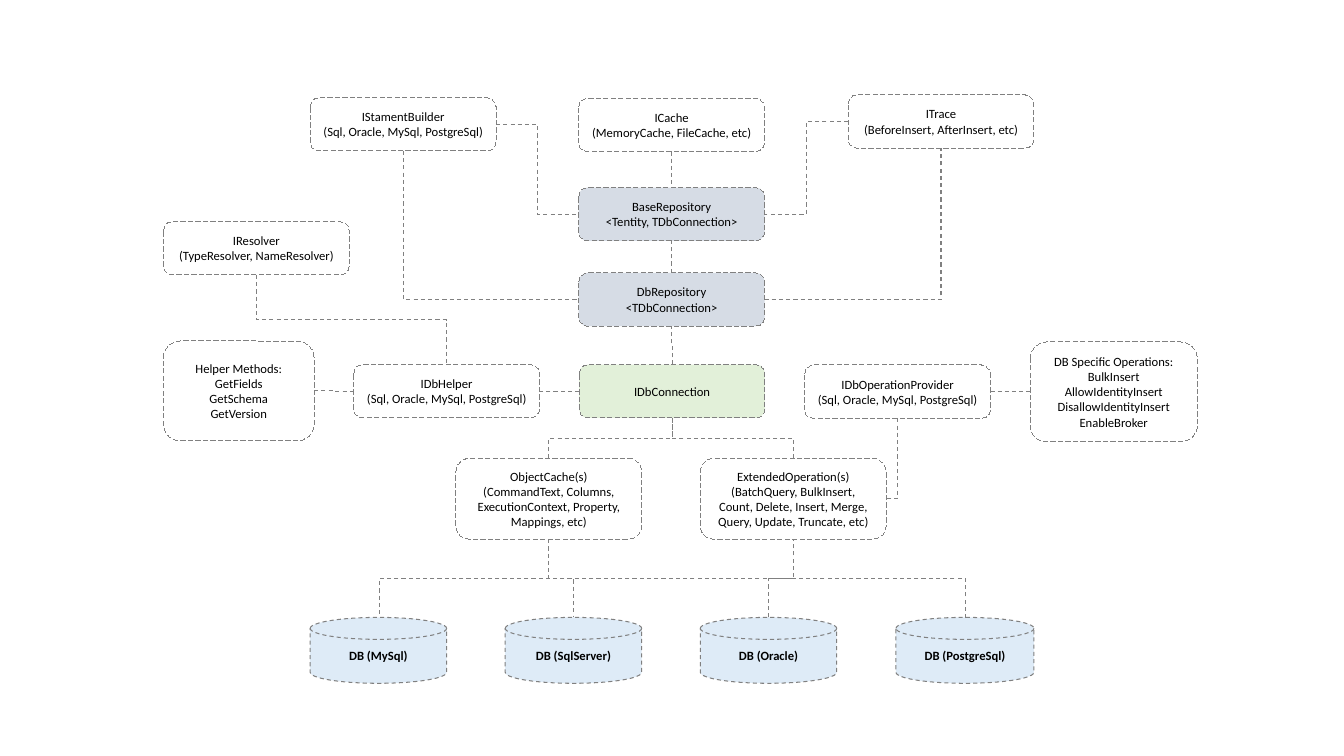
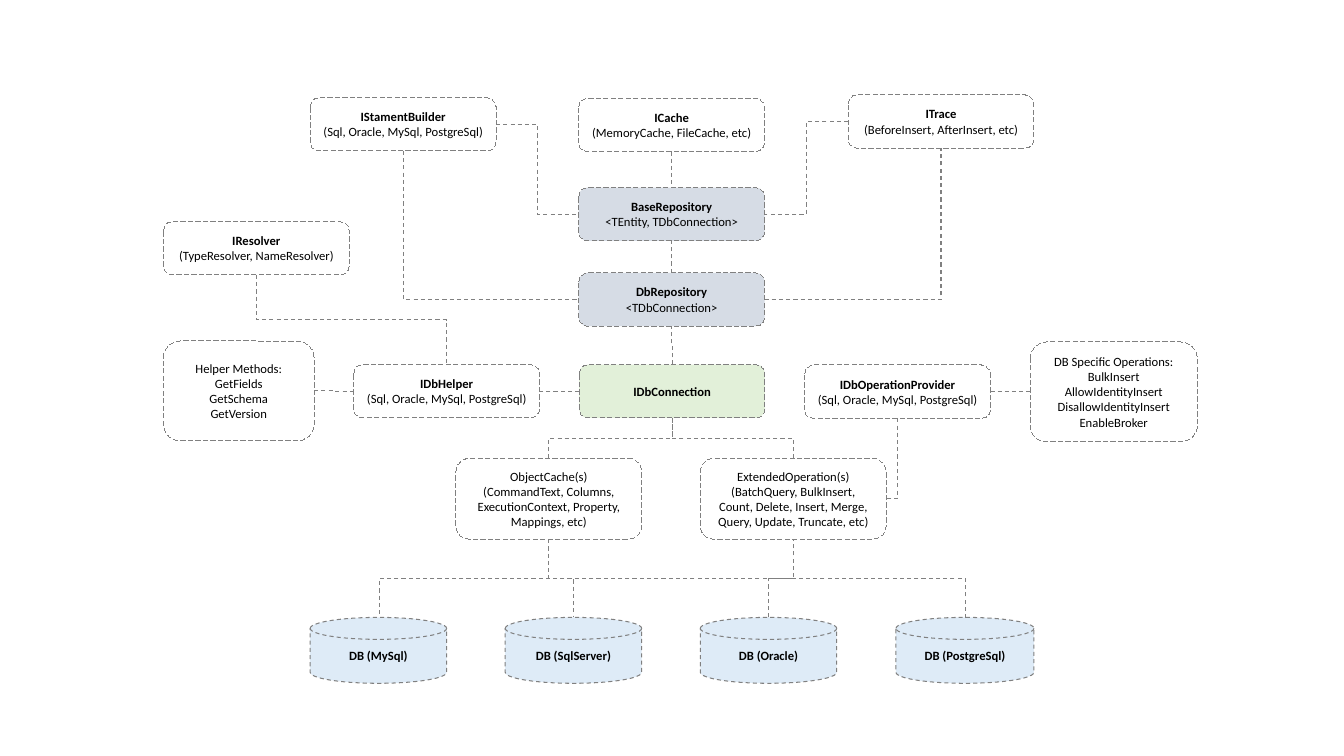
Before and after one commit to mikependon/RepoDB, a slide deck: slide 1 of RepoDb.Wiki/Files/HLA.pptx. Drawn at 1344x756 pixels with LibreOffice and Linux fonts; fonts in the diff are those of the drawing. Boxes give left, top, right and bottom in pixels: in the first picture for what was removed or moved away, otherwise in the second. Text is boxed around its words. In the diff, an @@ line names an element or a change of style, - is before the commit and + after.

```diff
--- a/RepoDb.Wiki/Files/HLA.pptx
+++ b/RepoDb.Wiki/Files/HLA.pptx
@@ text in rounded rectangle at box(361, 112, 446, 121): bold on in "IStamentBuilder" @@
@@ text in rounded rectangle at box(654, 113, 689, 122): bold on in "ICache" @@
@@ text in rounded rectangle at box(926, 109, 957, 118): bold on in "ITrace" @@
@@ text in rounded rectangle at box(631, 202, 712, 213): bold on in "BaseRepository" @@
@@ text in rounded rectangle at box(232, 236, 280, 245): bold on in "IResolver" @@
@@ text in rounded rectangle at box(605, 217, 738, 228): text changed @@
-<Tentity, TDbConnection>
+<TEntity, TDbConnection>
@@ text in rounded rectangle at box(636, 287, 707, 298): bold on in "DbRepository" @@
@@ text in rounded rectangle at box(420, 379, 473, 390): bold on in "IDbHelper" @@
@@ rounded rectangle "IDbConnection" at box(580, 365, 765, 418): bold on @@
@@ text in rounded rectangle at box(840, 380, 955, 391): bold on in "IDbOperationProvider" @@
```
Also in this commit, not shown: 1 other file.
